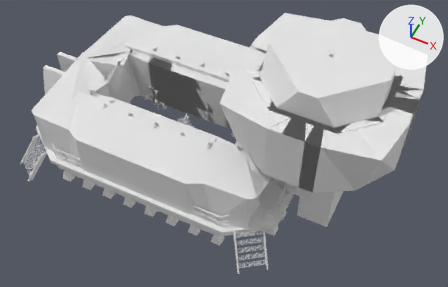
The Blender file raptor pen.blend as it was, and as the next commit left it.
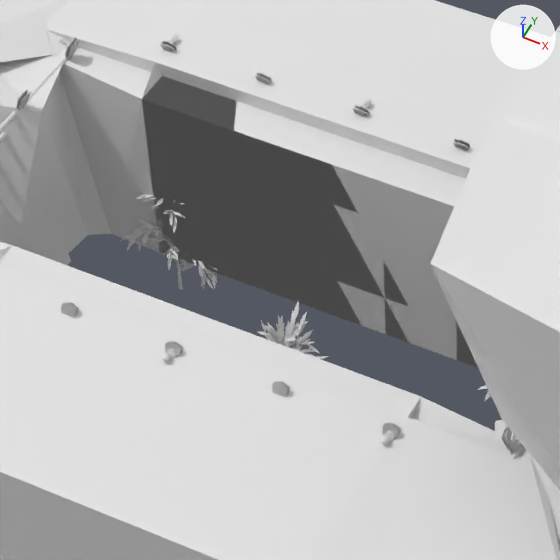
Old and new are each drawn whole from a camera (50 mm lens) standing at (2.15, -3.44, 3.78) and looking at (0.54, -0.22, -0.24) and again close up on the part from 25% to 56% of the width and 13% to 62% of the height. The lights are fixed; the arrows at upper right show +X, +Y and +Z.

Objects in the first close-up: 'Plane', 'iron rail2', 'leaves', 'leaves.001', 'tree', 'y-axis spike'.
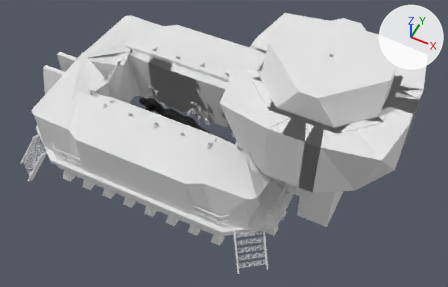
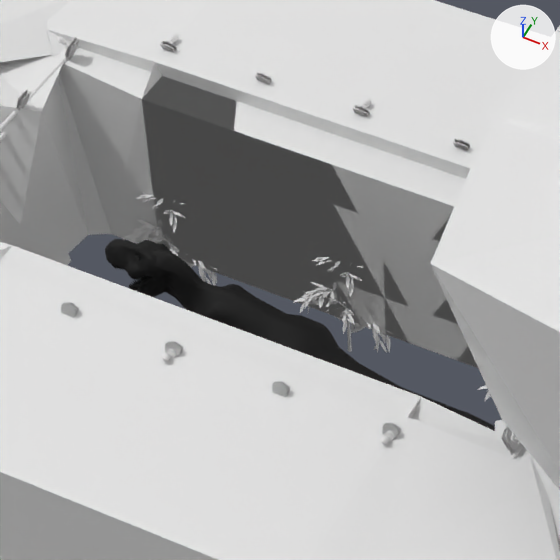
Boxes [x1, y1, x2, y2] around the edits, measured in the close-ups (560 x 560 px):
'T-Rex Model', added (black)
    after: [105, 239, 495, 431]
    faces in mat_dinomat (black #000000): [105, 239, 495, 431]
'leaves', moved
    before: [257, 300, 328, 359]
    after: [293, 254, 391, 353]
'tree', moved
    before: [266, 326, 309, 355]
    after: [306, 273, 390, 352]

The change, as a list of edits to the scene's bpy script:
```text
Add mat_dinomat:
    mat_dinomat = principled_material('DINOMAT')
    mat_dinomat.base_color = (0.0, 0.0, 0.0)  # black #000000
    mat_dinomat.roughness = 0.798
    mat_dinomat.specular_ior_level = 0.129
    mat_dinomat.transmission_weight = 1.0
Add mat_dinoojo:
    mat_dinoojo = principled_material('DINOOJO')
    mat_dinoojo.base_color = (0.0, 0.0, 0.0)  # black #000000
    mat_dinoojo.roughness = 0.724
    mat_dinoojo.specular_ior_level = 1.0
    mat_dinoojo.transmission_weight = 1.0
Add mat_dinodiente:
    mat_dinodiente = principled_material('DINODIENTE')
    mat_dinodiente.base_color = (0.0, 0.0, 0.0)  # black #000000
    mat_dinodiente.roughness = 0.798
    mat_dinodiente.specular_ior_level = 0.2
    mat_dinodiente.transmission_weight = 1.0
Add mat_u_a:
    mat_u_a = principled_material('U_A')
    mat_u_a.base_color = (0.0392, 0.0314, 0.0157)  # brown #383222
    mat_u_a.roughness = 0.836
    mat_u_a.specular_ior_level = 0.204
    mat_u_a.transmission_weight = 1.0
Add me_t_rex_model:
    me_t_rex_model.from_pydata(...)  # 7753 vertices, 15169 faces; spans x -118.0..429.0, y -150.0..99.0, z -77.0..76.0
    # faces by material slot: [8771, 108, 5056, 1234]
    me_t_rex_model.materials.append(mat_dinomat)  # black #000000
    me_t_rex_model.materials.append(mat_dinoojo)  # black #000000
    me_t_rex_model.materials.append(mat_dinodiente)  # black #000000
    me_t_rex_model.materials.append(mat_u_a)  # brown #383222
Change ob_tree:
    ob_tree.location: (0.0, 0.0, -0.757) -> (0.0, 0.31, -0.757)
Add ob_t_rex_model:
    ob_t_rex_model = bpy.data.objects.new('T-Rex Model', me_t_rex_model)
    ob_t_rex_model.location = (-0.215, -0.017, -0.456)
    ob_t_rex_model.rotation_euler = (1.571, 0.0, 0.0)  # degrees (90, 0, 0)
    ob_t_rex_model.scale = (0.002, 0.002, 0.002)
```
